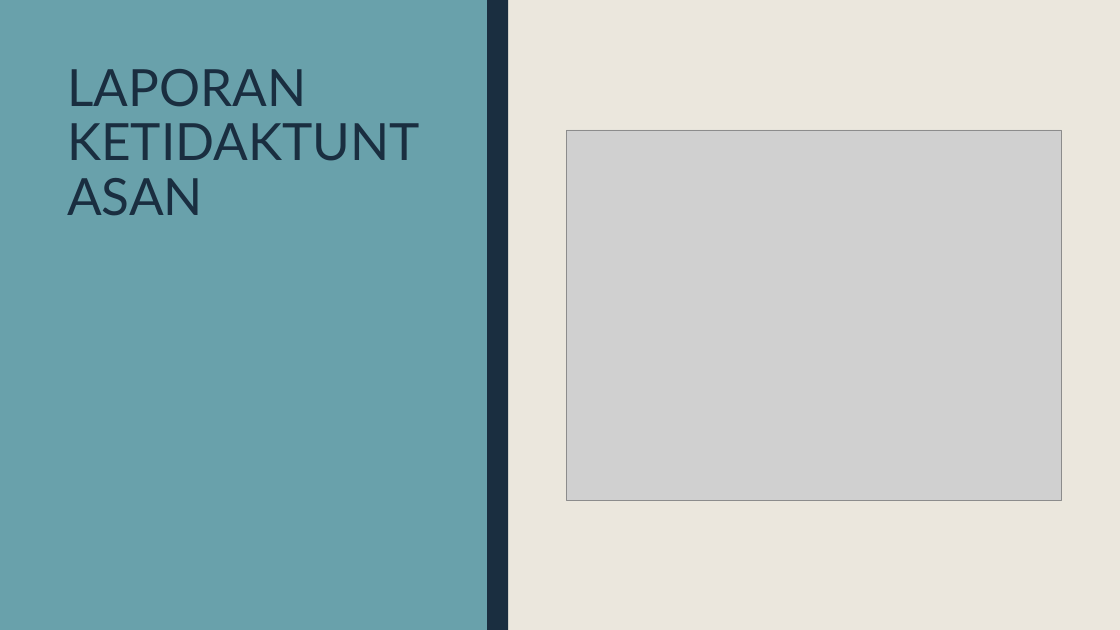
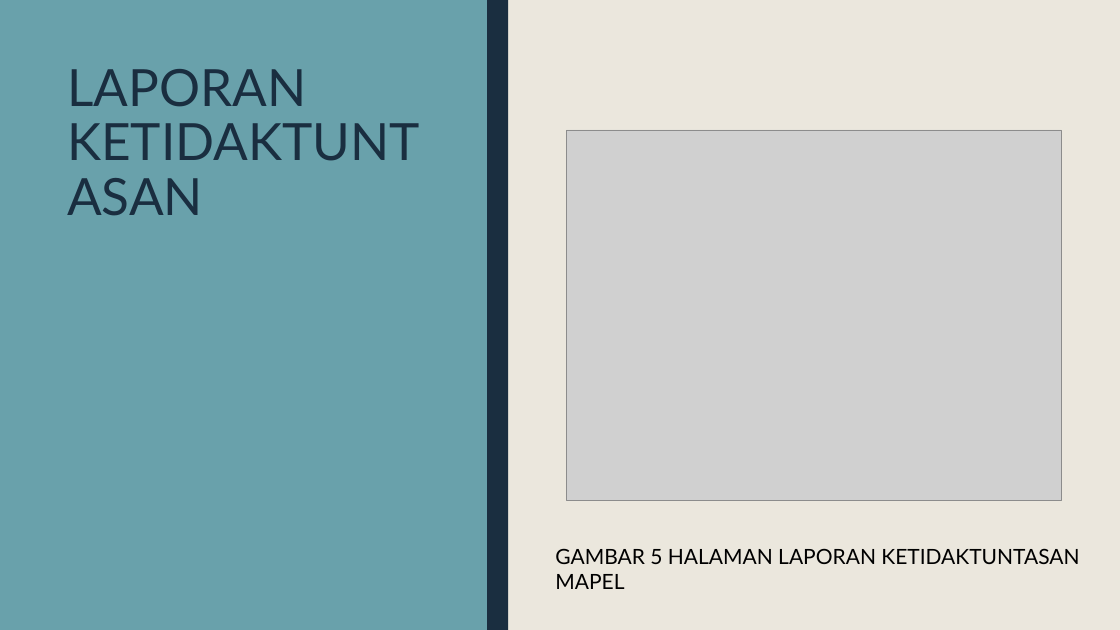
Before and after one commit to danielzalukhu/taubaya, a slide deck: slide 16 of document/LSTA/160716053_DanielBualaKristoZalukhu_PPT.pptx. Drawn at 1120x630 pixels with LibreOffice and Linux fonts; fonts in the diff are those of the drawing; grey boxes stand for pictures. Boxes give left, top, right and bottom in pixels: in the first picture for what was removed or moved away, otherwise in the second. Text is boxed around its words. In the diff, an @@ line names an element or a change of style, - is before the commit and + after.

```diff
--- a/document/LSTA/160716053_DanielBualaKristoZalukhu_PPT.pptx
+++ b/document/LSTA/160716053_DanielBualaKristoZalukhu_PPT.pptx
@@ text added at (555, 548, 1079, 589), 18 pt, text #000000 @@
+GAMBAR 5 HALAMAN LAPORAN KETIDAKTUNTASAN MAPEL
```
Also in this commit, not shown: 9 other slides changed, 1 slide added, 28 other files.
